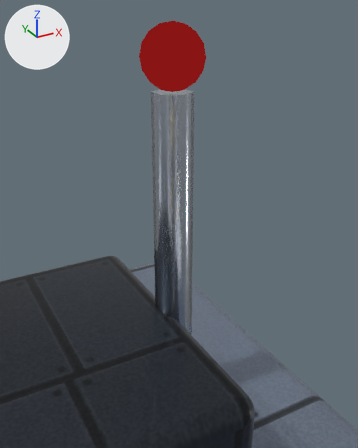
The glTF model public/models/buildings/tankfarm-T4.glb, before and after one commit.
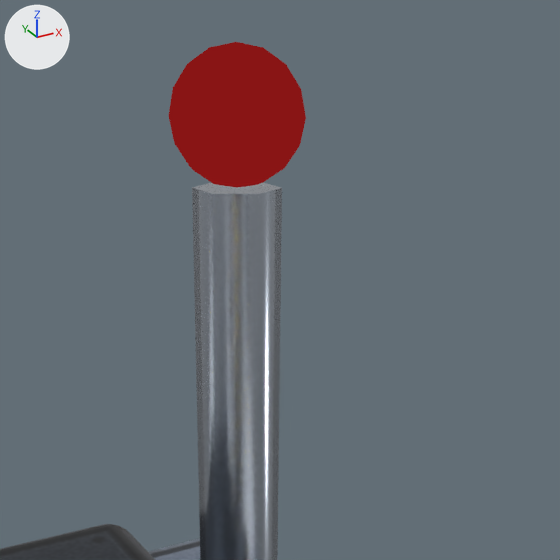
Old and new are each drawn from a camera (50 mm lens) standing at (1.944, 0.891, 1.611) and looking at (2.139, 1.245, 1.434) and again close up on the part from 16% to 92% of the width and 0% to 61% of the height. Lighting does not change. The marker at upper left points along +X, +Y and +Z. The first two pictures are the older version. Where no turn or scale is listed for an object, it has been applied to the vertices.

The scene before the commit, as lines of its bpy script (objects in view):
```python
mat_material_12 = bpy.data.materials.new('Material_12')
mat_material_12.use_nodes = True; mat_material_12.node_tree.nodes.clear()
_N = mat_material_12.node_tree.nodes; _L = mat_material_12.node_tree.links
n0 = _N.new('ShaderNodeEmission'); n0.name = 'Emission'
n0.inputs[0].default_value = (0.25, 0.00739, 0.00739, 1.0)  # 'Color', red #891515
n1 = _N.new('ShaderNodeLightPath'); n1.name = 'Light Path'
n2 = _N.new('ShaderNodeBsdfTransparent'); n2.name = 'Transparent BSDF'
n3 = _N.new('ShaderNodeMixShader'); n3.name = 'Mix Shader'
n4 = _N.new('ShaderNodeOutputMaterial'); n4.name = 'Material Output'
_L.new(n1.outputs[0], n3.inputs[0])  # 'Is Camera Ray' to 'Factor'
_L.new(n2.outputs[0], n3.inputs[1])  # 'BSDF' to 'Shader'
_L.new(n0.outputs[0], n3.inputs[2])  # 'Emission' to 'Shader'
_L.new(n3.outputs[0], n4.inputs[0])  # 'Shader' to 'Surface'
me_mesh_115 = bpy.data.meshes.new('Mesh_115')
me_mesh_115.from_pydata(...)  # 504 vertices, 1004 faces; spans x -0.325..0.325, y -0.325..0.325, z -0.32..0.32
me_mesh_115.materials.append(mat_material_7)  # picture img_image_5
me_mesh_119 = bpy.data.meshes.new('Mesh_119')
me_mesh_119.from_pydata(...)  # 16 vertices, 24 faces; spans x -0.017..0.017, y -0.02..0.02, z -0.15..0.15
me_mesh_119.materials.append(mat_material_5)  # pale blue #c3ccd8
me_mesh_120 = bpy.data.meshes.new('Mesh_120')
me_mesh_120.from_pydata(...)  # 79 vertices, 140 faces; spans x -0.03..0.03, y -0.0285..0.0285, z -0.03..0.03
me_mesh_120.materials.append(mat_material_12)
ob_mesh_115 = bpy.data.objects.new('Mesh_115', me_mesh_115)
ob_mesh_115.location = (2.0, 1.3, 0.87)
ob_mesh_119 = bpy.data.objects.new('Mesh_119', me_mesh_119)
ob_mesh_119.location = (2.1625, 1.3, 1.39)
ob_mesh_120 = bpy.data.objects.new('Mesh_120', me_mesh_120)
ob_mesh_120.location = (2.1625, 1.3, 1.57)
# also in view: 'Mesh_118' at (2.0, 1.3, 1.25)
```
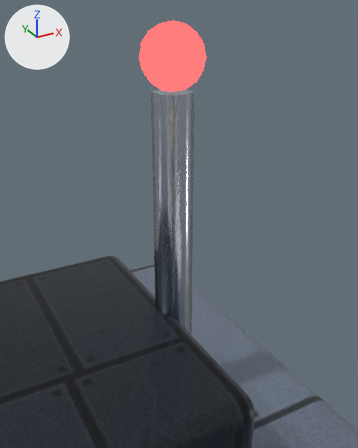
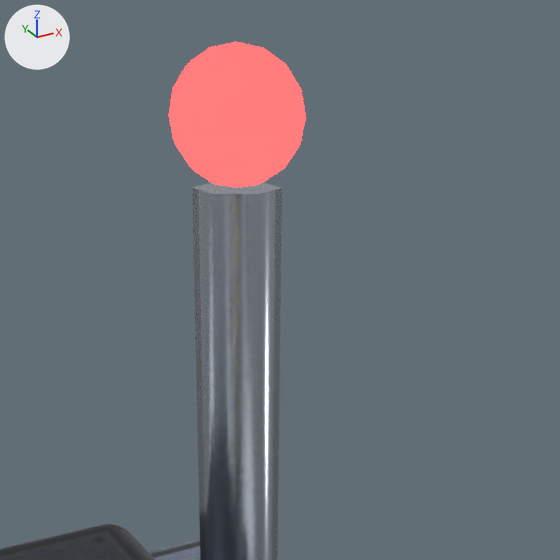
Patch to the scene script:
```diff
--- a/public/models/buildings/tankfarm-T4.glb.py
+++ b/public/models/buildings/tankfarm-T4.glb.py
@@ mat_material_12 @@
 n0 = _N.new('ShaderNodeEmission'); n0.name = 'Emission'
-n0.inputs[0].default_value = (0.25, 0.00739, 0.00739, 1.0)  # 'Color', red #891515
+n0.inputs[0].default_value = (7.0, 0.207, 0.207, 1.0)  # 'Color', red #ff7e7e
 n1 = _N.new('ShaderNodeLightPath'); n1.name = 'Light Path'
```

Pixel boxes (x1, y1, x2, y2) of what changed, in the close-ups (560 x 560 px):
'Mesh_120', recoloured (lighter)
    both: (169, 42, 306, 187)
